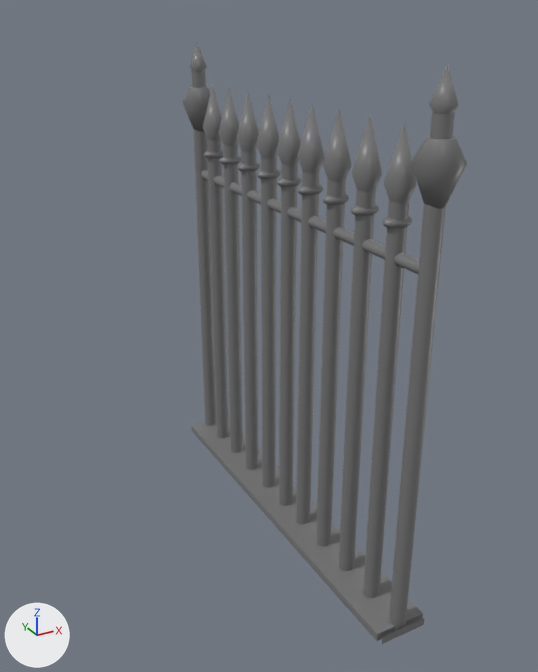
Renders of the FBX model Bird Gang/Assets/MayaEnvironment/halfRail.fbx from each side of a commit.
The view is the same before and after, from a 50 mm lens placed at (-0.0096, -0.022, 0.0094), pointed at (0.0013, -0.0021, -0.0006). Arrows for +X, +Y and +Z are at lower left; the lights stay in place. Where no turn or scale is listed for an object, it has been applied to the vertices.

Names of what the first picture shows: 'halfRail'.
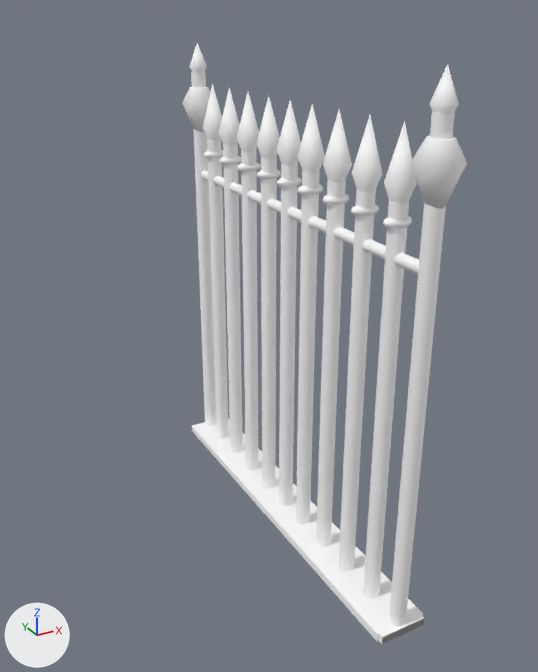
Where the newer file only moved an object's origin or applied its transform, the numbers keep the older frame.

Where the change shows, as pixel boxes [x1, y1, x2, y2] in the pictures (538 x 672 px):
'halfRail', recoloured: [183, 43, 467, 644] in both
'HalfRail_LOD1', added: after [200, 69, 454, 644]

The change, as a list of edits to the scene's bpy script:
```text
Add mat_railings:
    mat_railings = principled_material('Railings')
    mat_railings.base_color = (1.0, 1.0, 1.0)  # white #ffffff
    mat_railings.roughness = 0.553
Add mat_railingslod1:
    mat_railingslod1 = principled_material('RailingsLOD1')
    mat_railingslod1.base_color = (1.0, 1.0, 1.0)  # white #ffffff
    mat_railingslod1.roughness = 0.553
Change me_mesh:
    where me_mesh.from_pydata(...)  # 4970 vertices, 5540 faces; spans x -0.00071..0.00071, y -0.00606..0.00606, z -0.00669..0.00669
    remove me_mesh.materials.append(mat_rail_metal)  # grey #79797a
    add me_mesh.materials.append(mat_railings)  # white #ffffff
Add me_mesh_1:
    me_mesh_1.from_pydata(...)  # 554 vertices, 69 faces; spans x -0.0007..0.0007, y -0.0116..0.0113, z -0.0048..0.0085
    me_mesh_1.materials.append(mat_railingslod1)  # white #ffffff
Add ob_halfrail_lod1:
    ob_halfrail_lod1 = bpy.data.objects.new('HalfRail_LOD1', me_mesh_1)
    ob_halfrail_lod1.location = (0.0, 0.0, 0.0)
```
